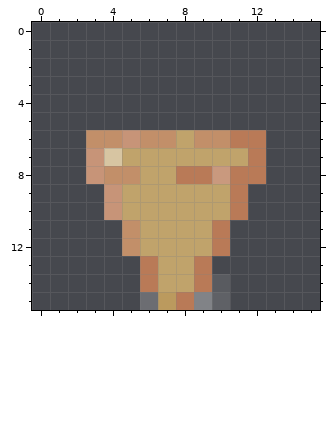
Two versions of one pixel-art sprite, textures/coneminetest.png. This is how it looked before the edit.
The file is 16x16 pixels. Pixels under 10% opacity are left out. Colours within 5 levels of each other are drawn and written as one.
And afterwards:
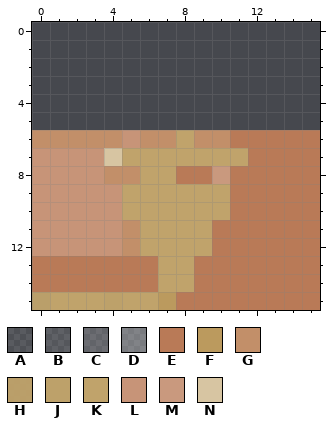
Palette (. is transparent): A #ffffff1a  B #ffffff23  C #ffffff34  D #ffffff52  E #b97a57  F #bb9a5e  G #c28f69  H #c0a36bf3  J #c0a36bf9  K #c0a36b  L #c79478  M #c9997e  N #d7c5a2
The exact change:
@@ x 0..15 @@
  5 ................
- 6 ...GGLGGKGGEE...
- 7 ...LNKKKKKKKE...
- 8 ...LGGKKEEMEE...
- 9 ....LKKKKKKE....
-10 ....LKKKKKKE....
-11 .....GKKKKE.....
-12 .....GKKKKE.....
-13 ......EKKE......
-14 ......EKKEA.....
-15 ......CFEDB.....
+ 6 GGGGGLGGKGGEEEEE
+ 7 LLLLNKKKKKKKEEEE
+ 8 LLLLGGKKEEMEEEEE
+ 9 LLLLLKKKKKKEEEEE
+10 LLLLLKKKKKKEEEEE
+11 LLLLLGKKKKEEEEEE
+12 LLLLLGKKKKEEEEEE
+13 EEEEEEEKKEEEEEEE
+14 EEEEEEEKKEEEEEEE
+15 HKKKJKKFEEEEEEEE
Where, in picture pixels (left, top, right, bottom), the same in both pictures:
changed: (32, 130, 320, 310)
